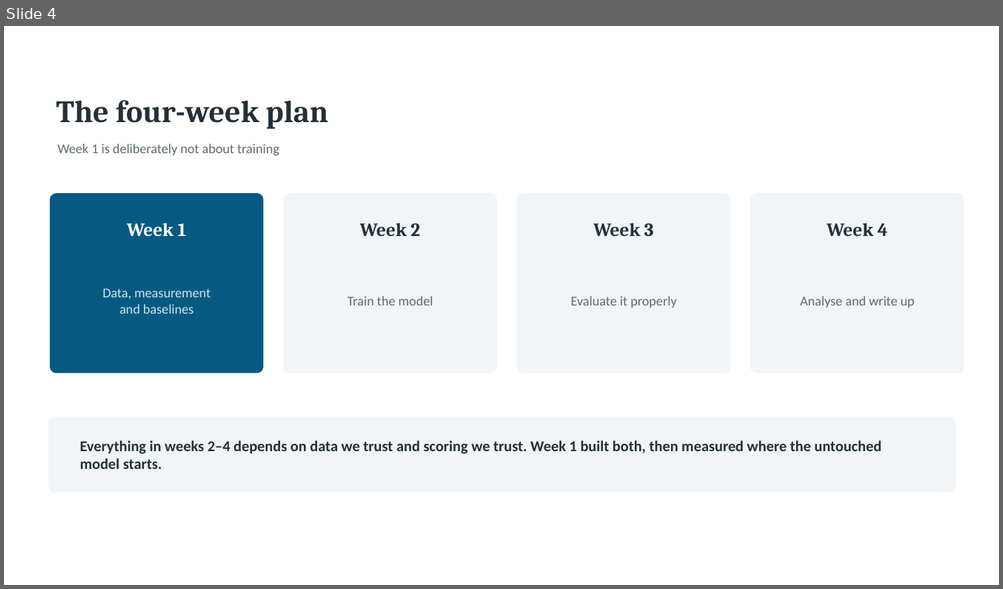
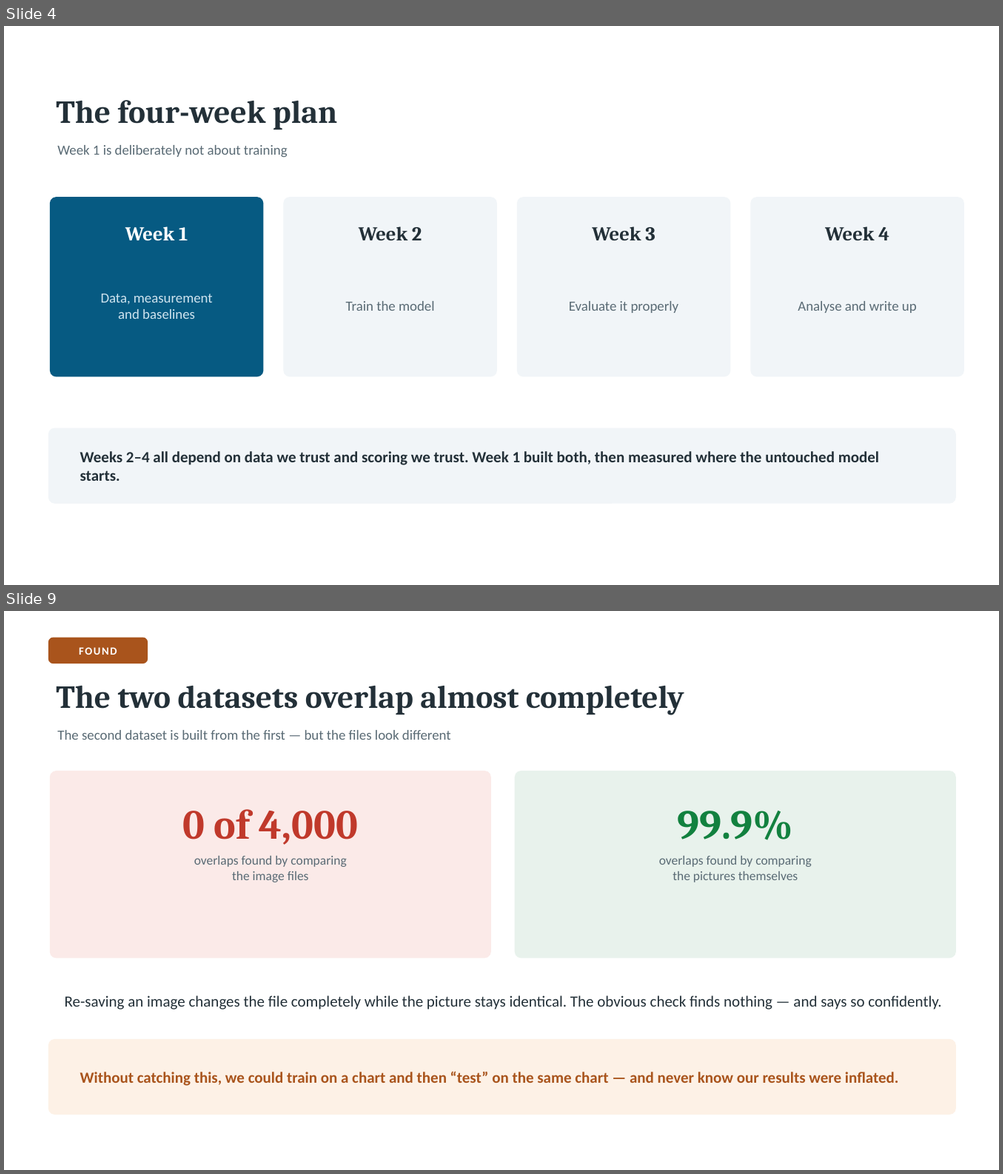
Before and after one commit to Ahmed-Elghazaly/chartqa-dual-target, a slide deck: presentation/ChartQA-Week1.pptx. Shown one above the other, each under a label of ours: slide 4 before the commit, slides 4 and 9 after it; the slides between them are not shown. The pictures are 1003x589 and 1003x1174 pixels, drawn with LibreOffice and Linux fonts; fonts in the diff are those of the drawing. Boxes give left, top, right and bottom in pixels: in the first picture for what was removed or moved away, otherwise in the second. Text is boxed around its words. In the diff, an @@ line names an element or a change of style, - is before the commit and + after.

```diff
--- a/presentation/ChartQA-Week1.pptx
+++ b/presentation/ChartQA-Week1.pptx
@@ slide 9 added at box(4, 611, 999, 1170), background #FFFFFF @@
@@ rounded rectangle added at box(48, 638, 148, 664), fill #A9541C, outline #A9541C 1 pt @@
@@ text added at box(79, 647, 116, 655), 10.5 pt, text #FFFFFF, bold @@
+FOUND
@@ text added at box(56, 685, 684, 715), 31 pt, text #233038, bold @@
+The two datasets overlap almost completely
@@ text added at box(57, 730, 451, 740), 13.5 pt, text #5A6B75 @@
+The second dataset is built from the first — but the files look different
@@ rounded rectangle added at box(51, 772, 490, 958), fill #FBEAE8, outline #FBEAE8 1 pt @@
@@ rounded rectangle added at box(515, 772, 956, 958), fill #E8F2EC, outline #E8F2EC 1 pt @@
@@ text added at box(183, 809, 357, 845), 40 pt, text #C0392B, bold @@
+0 of 4,000
@@ text added at box(677, 811, 793, 840), 40 pt, text #12813F, bold @@
+99.9%
@@ text added at box(194, 856, 346, 883), 12.5 pt, text #5A6B75 @@
+overlaps found by comparing
+the image files
@@ text added at box(659, 856, 811, 883), 12.5 pt, text #5A6B75 @@
+overlaps found by comparing
+the pictures themselves
@@ text added at box(65, 996, 941, 1010), 15 pt, text #233038 @@
+Re-saving an image changes the file completely while the picture stays identical. The obvious check finds nothing — and says so confidently.
@@ rounded rectangle added at box(48, 1040, 956, 1115), fill #FDF1E6, outline #FDF1E6 1 pt @@
@@ text added at box(80, 1071, 899, 1086), 15 pt, text #A9541C, bold @@
+Without catching this, we could train on a chart and then “test” on the same chart — and never know our results were inflated.
@@ slide 4 changed as well @@
@@ text "The four-week plan" at box(56, 100, 337, 130): size 30 to 31 pt @@
@@ 4 texts, 4 rounded rectangles: place and size @@
-4 texts, 4 rounded rectangles at box(51, 194, 964, 373)
+4 texts, 4 rounded rectangles at box(51, 198, 964, 377)
@@ size 18 to 19 pt in 4 elements at box(125, 227, 188, 241), box(358, 227, 421, 241), box(592, 227, 655, 241), box(825, 227, 889, 241) @@
@@ size 13 to 13.5 pt in 5 elements at box(57, 145, 287, 157), box(101, 294, 213, 319), box(346, 301, 435, 311), box(569, 301, 679, 313), box(797, 301, 916, 313) @@
@@ rounded rectangle: place and size @@
-rounded rectangle at box(48, 417, 956, 492)
+rounded rectangle at box(48, 429, 956, 503)
@@ text at box(80, 452, 879, 481): text changed; size 14.5 to 15 pt @@
-Everything in weeks 2–4 depends on data we trust and scoring we trust. Week 1 built both, then measured where the untouched model starts.
+Weeks 2–4 all depend on data we trust and scoring we trust. Week 1 built both, then measured where the untouched model starts.
```
Also in this commit, not shown: 4 other slides changed, 8 other slides added, 14 slides removed, 7 other files.
